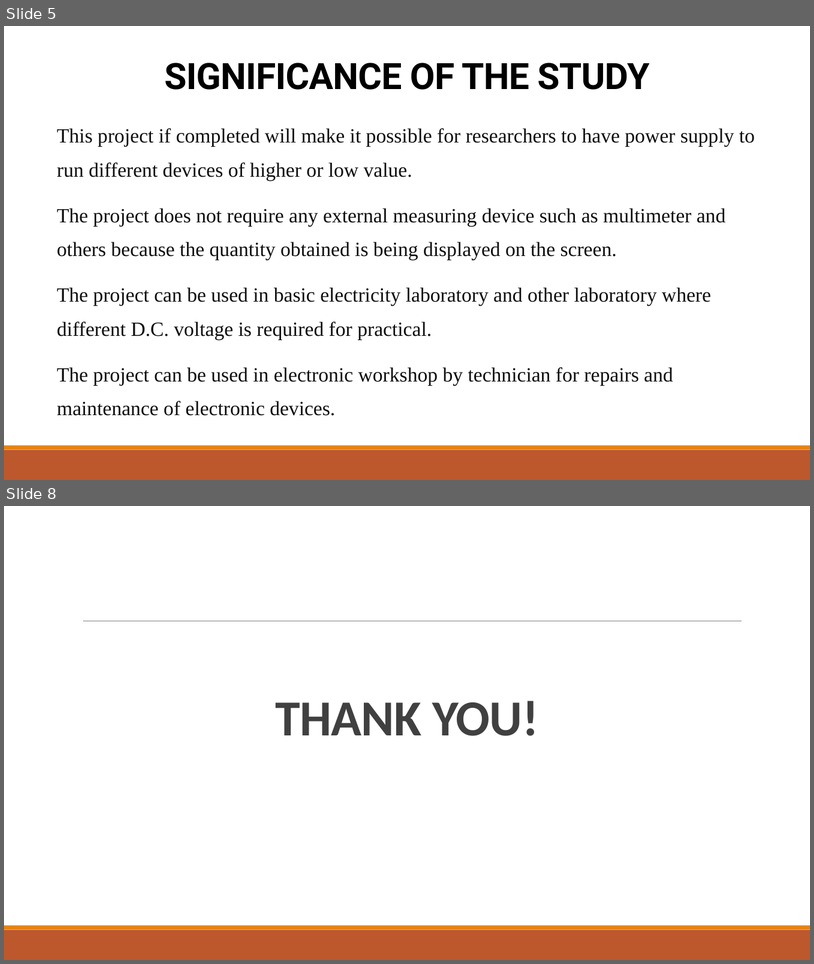
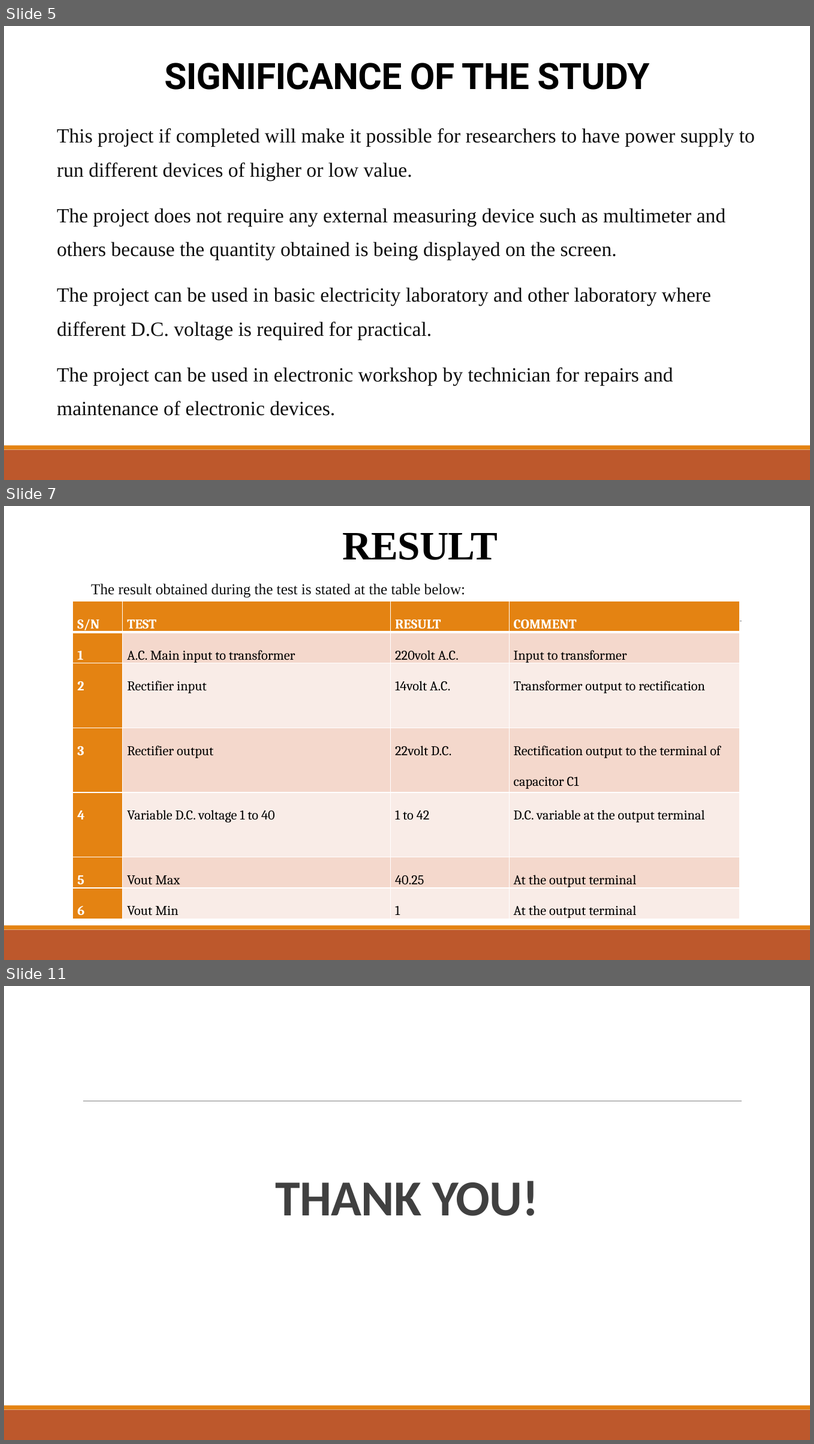
Before and after one commit to Akamshu/documents, a slide deck: PROJECT 2023/JUNKS/EE POWER POINT.pptx. Shown one above the other, each under a label of ours: slides 5 and 8 before the commit, slides 5, 7 and 11 after it; the slides between them are not shown. The pictures are 814x964 and 814x1444 pixels, drawn with LibreOffice and Linux fonts; fonts in the diff are those of the drawing. Boxes give left, top, right and bottom in pixels: in the first picture for what was removed or moved away, otherwise in the second. Text is boxed around its words. In the diff, an @@ line names an element or a change of style, - is before the commit and + after.

```diff
--- a/PROJECT 2023/JUNKS/EE POWER POINT.pptx
+++ b/PROJECT 2023/JUNKS/EE POWER POINT.pptx
@@ slide 7 added at <box>4,506,810,960</box>, background #FFFFFF; not listed: 3 template elements that a slide beside it also shows @@
@@ title added at <box>343,532,498,560</box>, 48 pt, text #000000, bold @@
+RESULT
@@ text added at <box>91,583,465,598</box>, 18 pt, text #0D0D0D @@
+The result obtained during the test is stated at the table below:
@@ table added at <box>73,601,740,920</box>, 7 rows, 4 columns @@
+S/N | TEST | RESULT | COMMENT
+1 | A.C. Main input to transformer | 220volt A.C. | Input to transformer
+2 | Rectifier input | 14volt A.C. | Transformer output to rectification
+3 | Rectifier output | 22volt D.C. | Rectification output to the terminal of capacitor C1
+4 | Variable D.C. voltage 1 to 40 | 1 to 42 | D.C. variable at the output terminal
+5 | Vout Max | 40.25 | At the output terminal
+6 | Vout Min | 1 | At the output terminal
@@ what was slide 8 is now slide 11 @@
```
Also in this commit, not shown: 5 slides changed, 2 other slides added, 37 other files.
